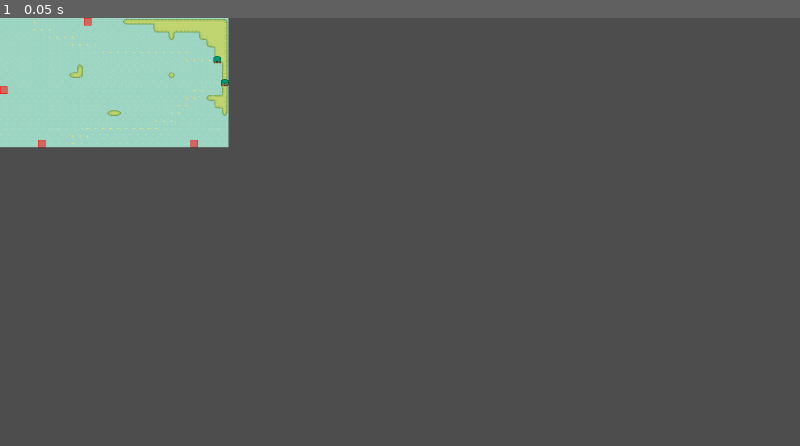
Above: before the commit, frame 1.
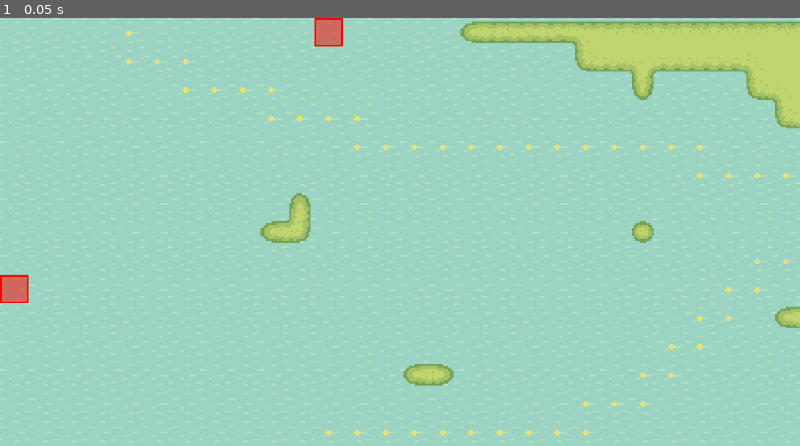
Above: after the commit, the same moment.

Repository: LeoZhang421/GameJam-2024-Pixel
Game: Godot game, scene res://Scenes/Map/level_03.tscn
The game is run twice, just before and just after one commit, with the same random seed, the same clock (stepped at 60 frames per second) and the same inputs. This scene is started directly instead of the project's main scene. Sound files missing from this copy of the repository are replaced by a short silence.
Inputs:
- Up to frame 1 (0.05 s): no input

The runs differ from the first frame. In frame 1, 92% of the frame differs, in the area x 0-100%, y 0-100%.

Commit message:
fix loss gold bug and map bug

Diff:
--- a/Scenes/Map/level_03.tscn
+++ b/Scenes/Map/level_03.tscn
@@ -3479,6 +3479,7 @@
 sources/0 = SubResource("TileSetAtlasSource_l2vxd")
 
 [node name="Level_03" type="TileMap"]
+scale = Vector2(3.75, 3.75)
 tile_set = SubResource("TileSet_agqur")
 format = 2
 layer_0/tile_data = PackedInt32Array(0, 655360, 1, 1, 655360, 0, 2, 655360, 1, 3, 655360, 0, 4, 655360, 1, 5, 655360, 0 …(8555 unchanged characters)…
--- a/Scripts/Character.gd
+++ b/Scripts/Character.gd
@@ -31,9 +31,11 @@
 	gold += value
 
 func loss_gold(value:int):
-	var temp = gold
-	gold = max(0, gold-value)
-	return gold >= value
+	if value > gold:
+		return false
+	else:
+		gold = gold - value
+		return true
 
 func save_gold(value:int):
 	future_gold += value
Not shown, changed: export_presets.cfg
